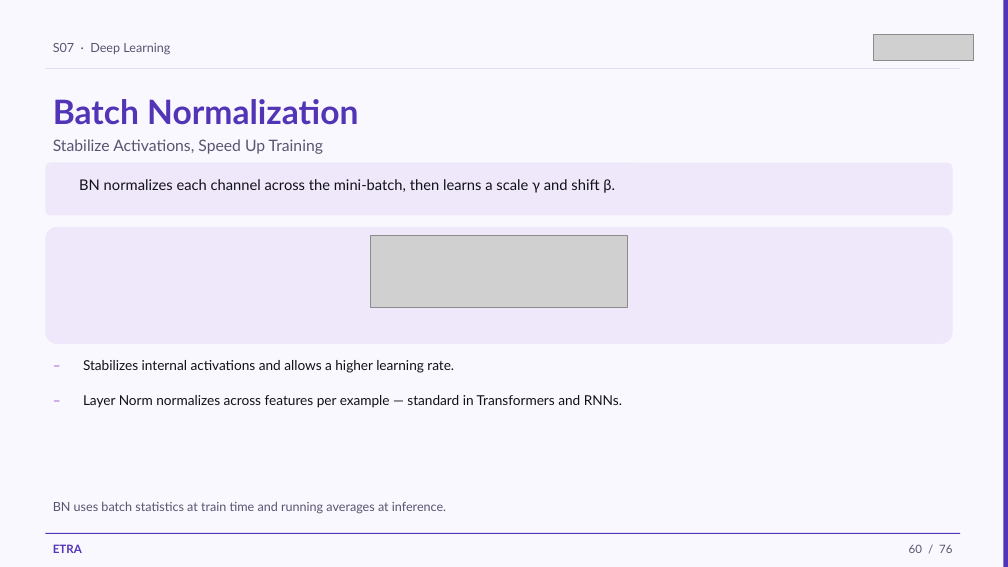
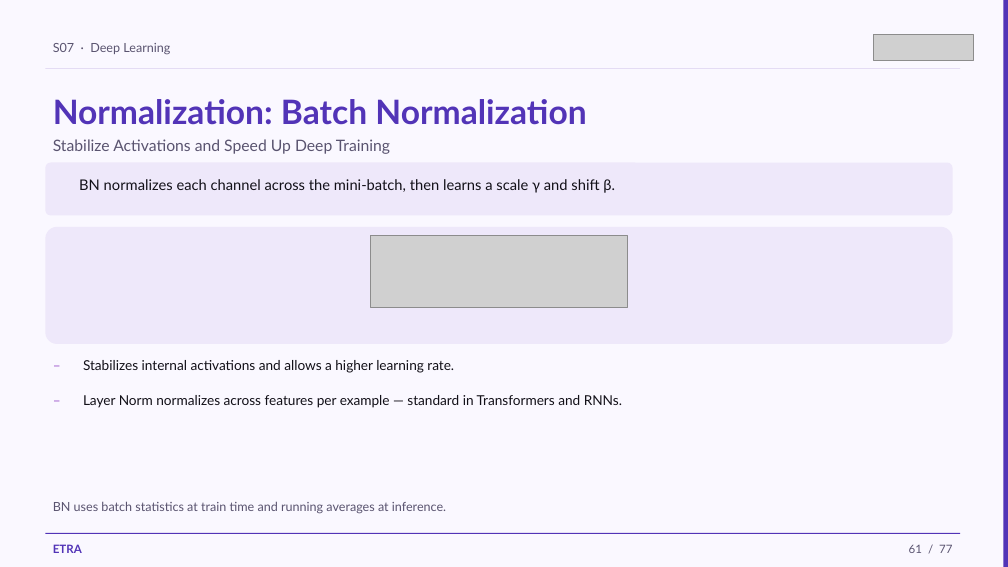
Before and after one commit to iksasa15/AI-ML, a slide deck: slide 61 of web-presentation/pdf-exports/Week2-Session1-Deep-Learning.pptx (slide 60 before the commit). Drawn at 1008x567 pixels with LibreOffice and Linux fonts; fonts in the diff are those of the drawing; grey boxes stand for pictures. Boxes give left, top, right and bottom in pixels: in the first picture for what was removed or moved away, otherwise in the second. Text is boxed around its words. In the diff, an @@ line names an element or a change of style, - is before the commit and + after.

Commit message:
feat: enhance Week 2, Session 1 PowerPoint content by adding a new diagram for feature scaling and refining the Batch Normalization topic for improved educational clarity

```diff
--- a/web-presentation/pdf-exports/Week2-Session1-Deep-Learning.pptx
+++ b/web-presentation/pdf-exports/Week2-Session1-Deep-Learning.pptx
@@ text at (53, 99, 586, 125): text changed @@
-Batch Normalization
+Normalization: Batch Normalization
@@ text at (53, 139, 390, 154): text changed @@
-Stabilize Activations, Speed Up Training
+Stabilize Activations and Speed Up Deep Training
@@ text at (909, 544, 952, 553): text changed @@
-60 / 76
+61 / 77
```
Also in this commit, not shown: 74 other slides changed, 1 slide added, 3 other files.
